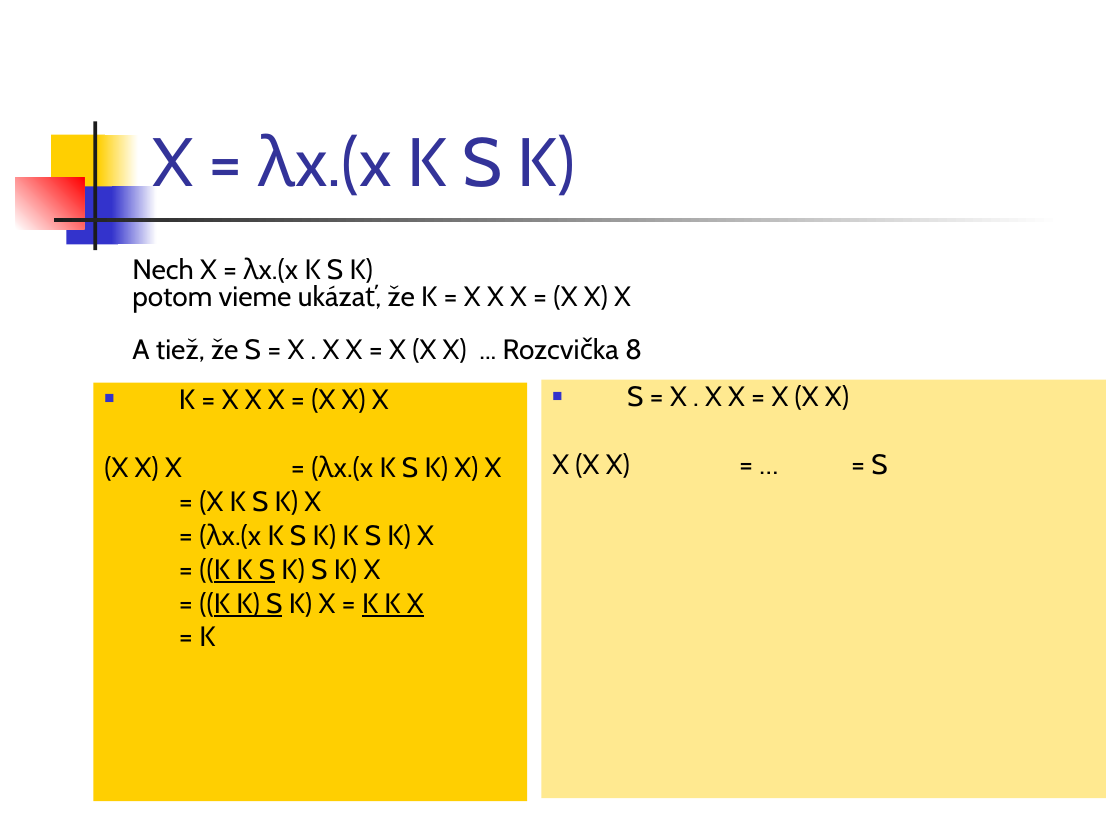
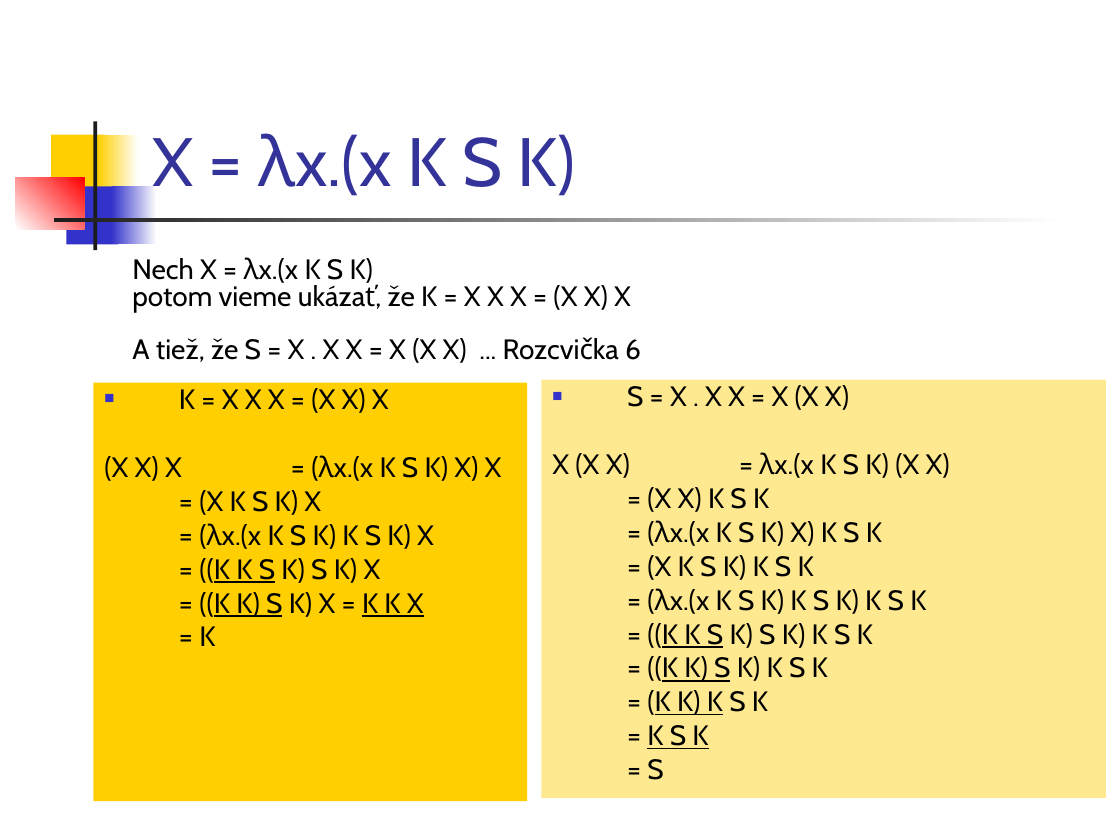
Before and after one commit to Funkcionalne/Prednasky, a slide deck: slide 12 of 07/07_SKi_fpro.ppt. Drawn at 1120x840 pixels with LibreOffice and Linux fonts; fonts in the diff are those of the drawing. Boxes give left, top, right and bottom in pixels: in the first picture for what was removed or moved away, otherwise in the second. Text is boxed around its words. In the diff, an @@ line names an element or a change of style, - is before the commit and + after.

```diff
--- a/07/07_SKi_fpro.ppt
+++ b/07/07_SKi_fpro.ppt
@@ text at (132, 338, 641, 363): text changed @@
-A tiež, že S = X . X X = X (X X) ... Rozcvička 8
+A tiež, že S = X . X X = X (X X) ... Rozcvička 6
@@ text in rectangle at (552, 453, 950, 780): text changed @@
-X (X X) = … = S
+X (X X) = λx.(x K S K) (X X)
+= (X X) K S K
+= (λx.(x K S K) X) K S K
+= (X K S K) K S K
+= (λx.(x K S K) K S K) K S K
+= ((K K S K) S K) K S K
+= ((K K) S K) K S K
+= (K K) K S K
+= K S K
+= S
```
Also in this commit, not shown: 7 other slides changed, 4 other files.
